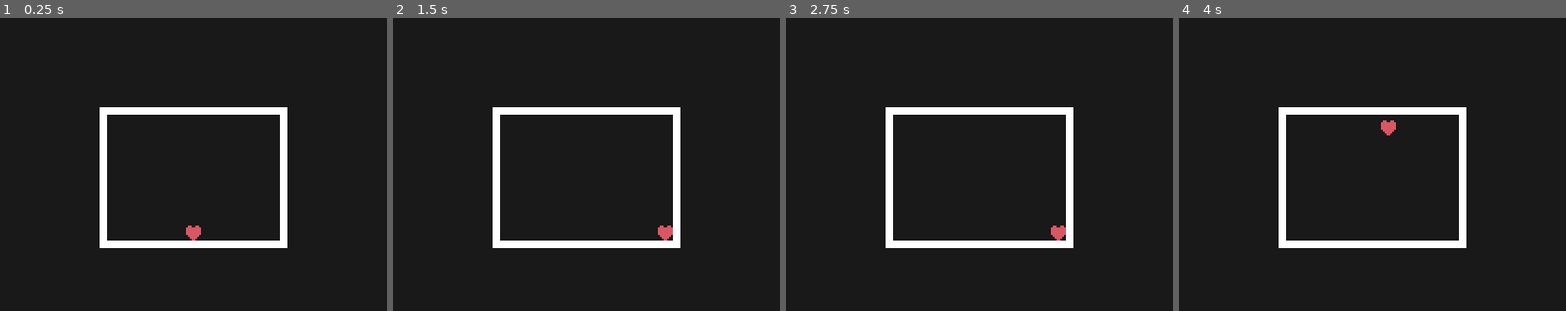
Above: before the commit, frames 1-4 (left to right).
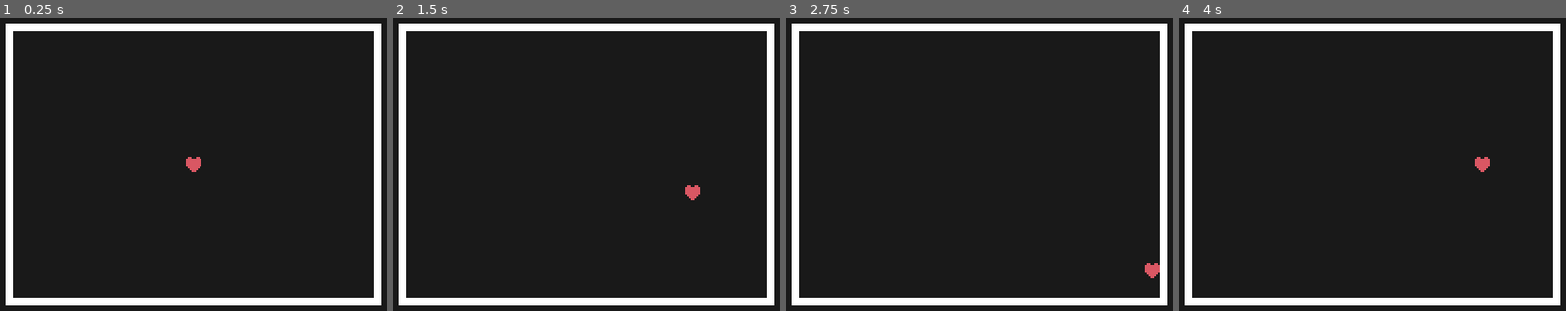
Above: after the commit, the same moments.

Repository: Kukalooka/Godotale
Game: Godot game, scene res://Scenes/fightSystem.tscn
The game is run twice, just before and just after one commit, with the same random seed, the same clock (stepped at 60 frames per second) and the same inputs.
Inputs:
- Up to frame 1 (0.25 s): no input
- Up to frame 2 (1.5 s): tap Enter at 0.5 s; hold Right (ui_right) 0.53-1.28 s; hold Down (ui_down) from 1.28 s (still down)
- Up to frame 3 (2.75 s): release Down (ui_down) at 2.03 s; hold Right (ui_right) from 2.03 s (still down)
- Up to frame 4 (4 s): release Right (ui_right) at 2.78 s; hold Up (ui_up) 2.78-3.53 s; hold Left (ui_left) from 3.53 s (still down)

The runs differ from the first frame. In frame 1, 13% of the frame differs, in the area x 1-99%, y 1-99%; in frame 2, 13%; in frame 3, 13%; in frame 4, 13%.

Commit message:
Made it so the player is positioned in the center upon resizing the container

Diff:
--- a/Scripts/Flow/master.gd
+++ b/Scripts/Flow/master.gd
@@ -3,5 +3,5 @@
 @onready var box : BattleBox = $Box
 
 func _ready():
-	box.resize(200, 150)
+	box.resize(400, 300)
 	pass # Replace with function body.
--- a/Scripts/Functionality/boxFunc.gd
+++ b/Scripts/Functionality/boxFunc.gd
@@ -24,21 +24,14 @@
 			($Box_Top.shape.get_size().x / 2 ) - 4, $Box_Right.position.y)
 
 	var sizePercent = float(y)/ float(viewportHeight)
-
-	print(sizePercent)
-
 	var esc = pow((1 - sizePercent), 0.5)
-
-	print(esc)
-
 	if esc > 1:
 		esc = 1
 	elif esc < 0:
 		esc = 0
 
 	self.position = Vector2(self.position.x, viewportHeight / 2 + defaultPosOffset * esc)
-
-	print(esc)
+	player.position = Vector2(self.position.x + (self.scale.x / 2), self.position.y + (self.scale.y / 2), )
 
 func _draw():
 
